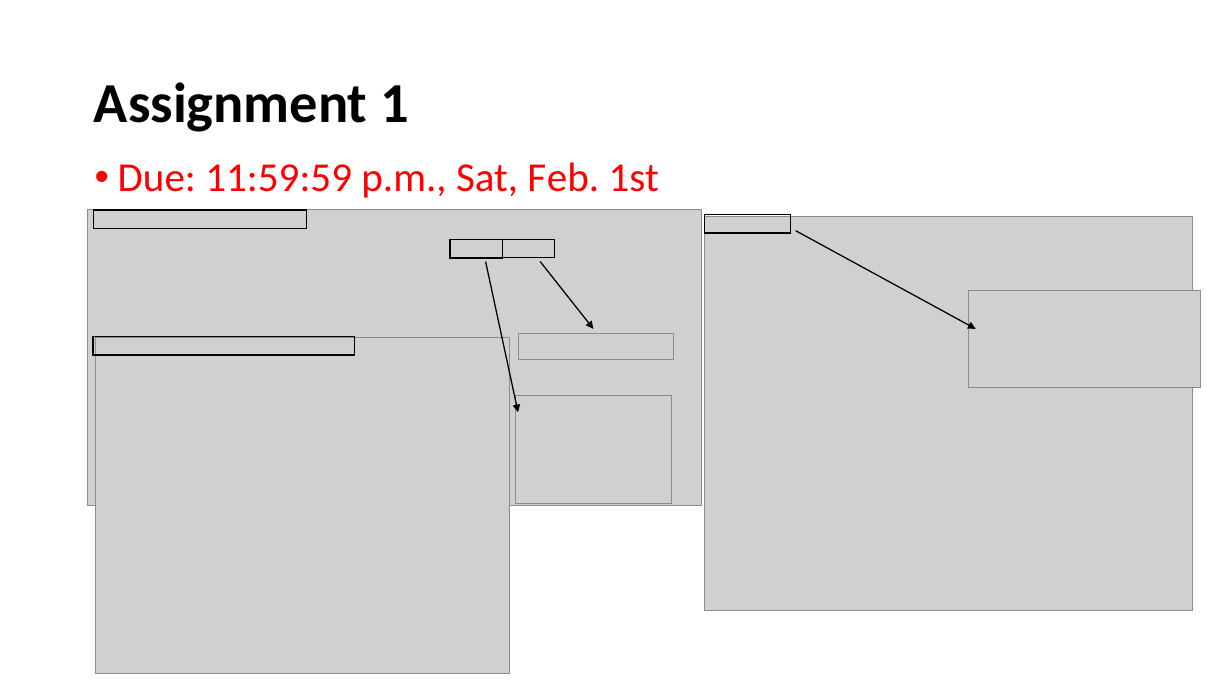
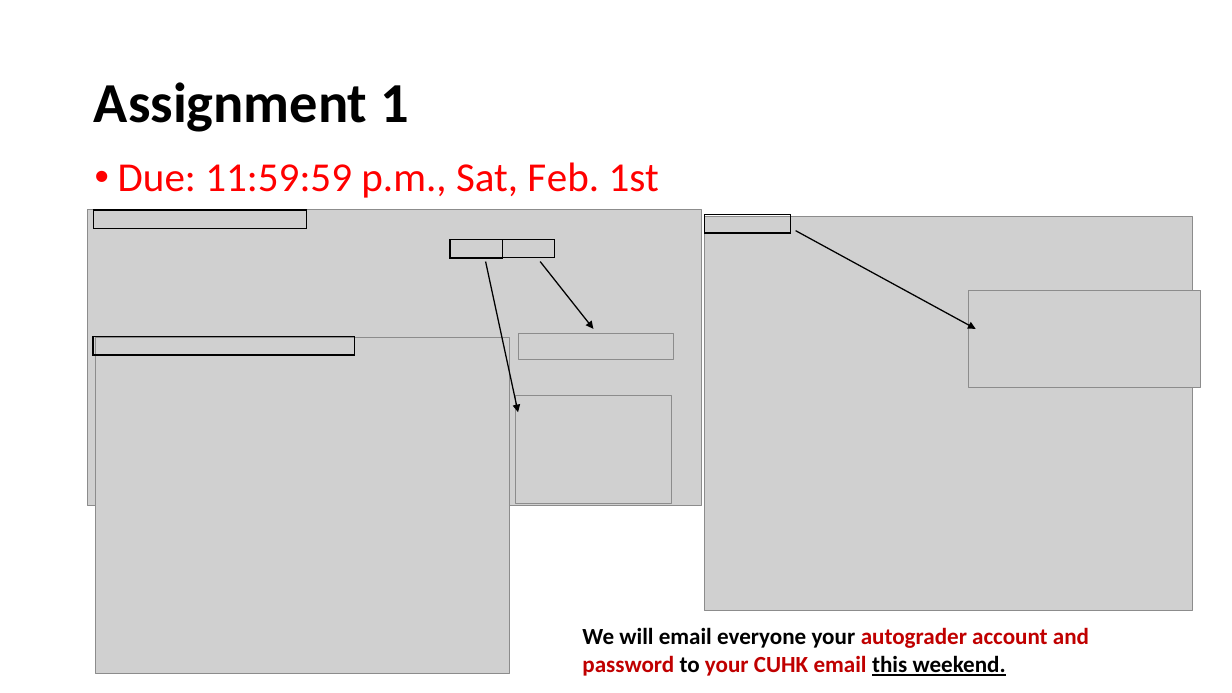
Before and after one commit to henryhxu/CSCI4430-ESTR4120, a slide deck: slide 2 of tutorial/T03/tut03.pptx. Drawn at 1232x693 pixels with LibreOffice and Linux fonts; fonts in the diff are those of the drawing; grey boxes stand for pictures. Boxes give left, top, right and bottom in pixels: in the first picture for what was removed or moved away, otherwise in the second. Text is boxed around its words. In the diff, an @@ line names an element or a change of style, - is before the commit and + after.

```diff
--- a/tutorial/T03/tut03.pptx
+++ b/tutorial/T03/tut03.pptx
@@ text added at <box>582,627,1089,676</box>, 18 pt, text #C00000, bold @@
+We will email everyone your autograder account and password to your CUHK email this weekend.
```
